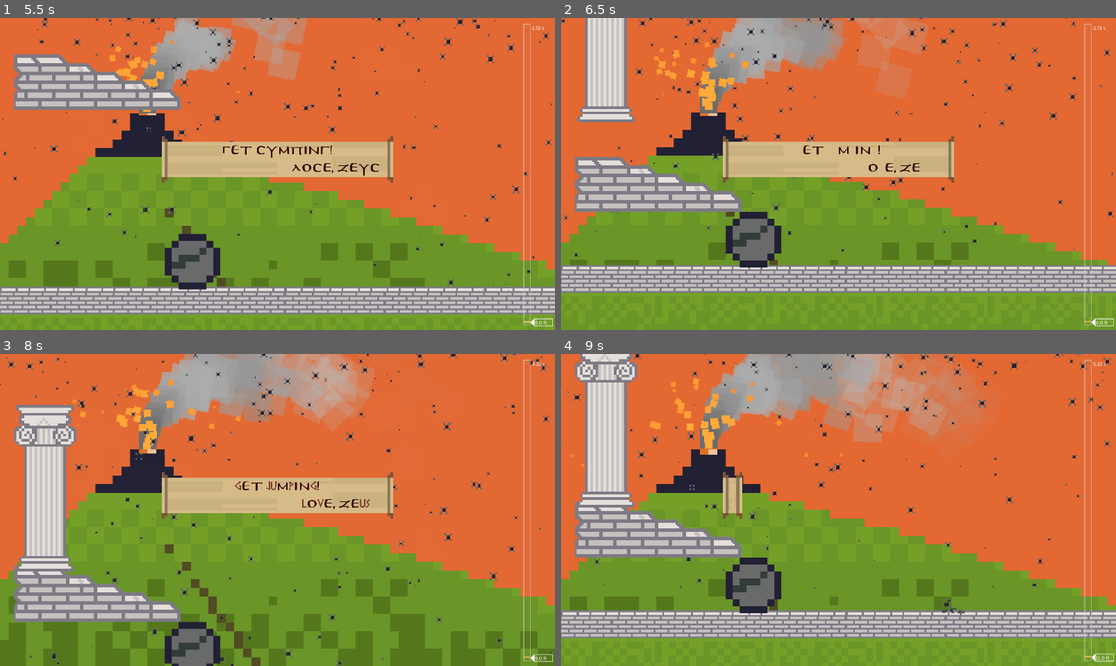
Above: before the commit, frames 1-4 (two rows, left to right).
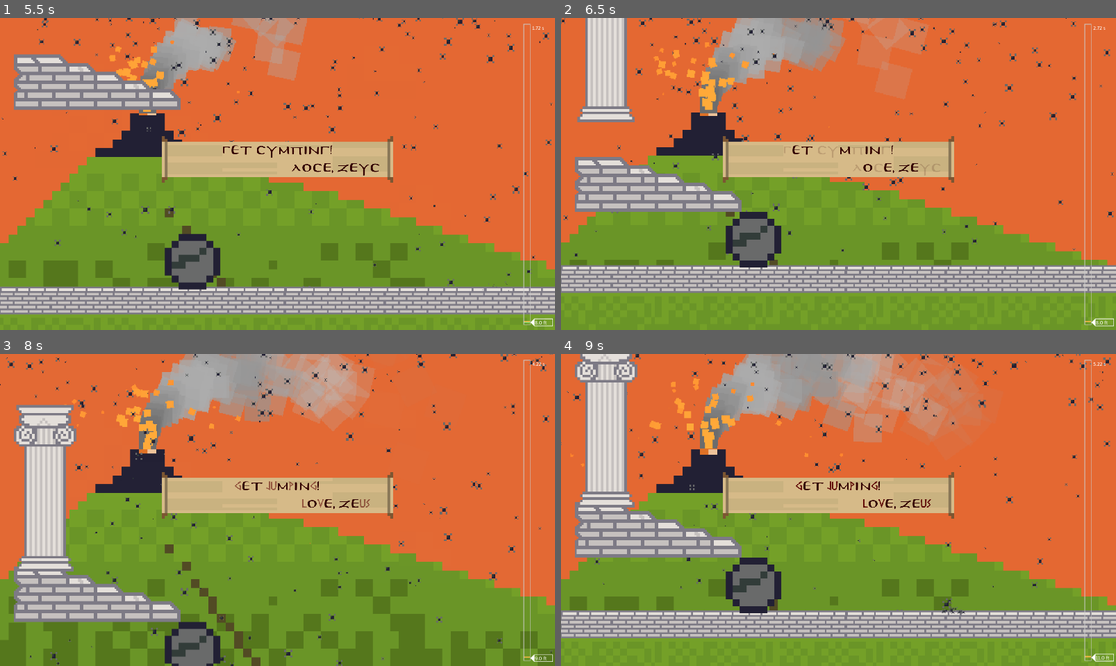
Above: after the commit, the same moments.

Repository: NSchrading/pyroclastic_go
Game: Godot game, scene res://high_res_overlay/game_with_overlay.tscn
The game is run twice, just before and just after one commit, with the same random seed, the same clock (stepped at 60 frames per second) and the same inputs.
Inputs (mouse positions are in pixels of both pictures, inside the frame that each line leads up to):
- Up to frame 1 (5.5 s): click "New Game" at 0.5 s; tap Enter (ui_accept) at 1.25 s; move the mouse to (399, 158) at 1.27 s; hold D (move_right) 1.28-2.78 s; tap F (delete_ghost) at 1.35 s; click (399, 158) at 1.42 s; tap Space (jump) at 1.52, 2.27, 3.77, 4.52, 5.27 s; move the mouse to (166, 189) at 2.02 s; tap X (shrink) at 2.1 s; move the mouse to (333, 105) at 2.77 s; hold A (move_left) 2.78-3.53 s; tap Backspace at 2.85 s; move the mouse to (249, 236) at 3.52 s; hold D (move_right) 3.53-5.03 s; tap Tab at 3.6 s; click (249, 236) at 3.67 s; move the mouse to (444, 220) at 4.27 s; tap Keypad Enter at 4.35 s; move the mouse to (111, 127) at 5.02 s; hold A (move_left) from 5.03 s (still down); tap Delete at 5.1 s
- Up to frame 2 (6.5 s): move the mouse to (866, 174) at 5.77 s; release A (move_left) at 5.78 s; hold D (move_right) from 5.78 s (still down); tap Shift at 5.85 s; click (866, 174) at 5.92 s
- Up to frame 3 (8 s): move the mouse to (194, 432) at 6.52 s; release D (move_right) at 6.53 s; hold A (move_left) from 6.53 s (still down); tap Ctrl at 6.6 s; tap Space (jump) at 6.77, 7.52 s; move the mouse to (399, 494) at 7.27 s; tap Alt at 7.35 s
- Up to frame 4 (9 s): move the mouse to (727, 525) at 8.02 s; release A (move_left) at 8.03 s; hold D (move_right) from 8.03 s (still down); tap 0 at 8.1 s; click (727, 525) at 8.17 s; tap Space (jump) at 8.27 s; move the mouse to (894, 441) at 8.77 s; tap 1 at 8.85 s

Frame 1 is identical in both runs. In frame 2, 0.3% of the frame differs, in the area x 40-69%, y 40-51%; in frame 3, less than 0.1%; in frame 4, 4.5%, in the area x 31-71%, y 37-53%.

Commit message:
More wisdom

Diff:
--- a/high_res_overlay/game_with_overlay.gd
+++ b/high_res_overlay/game_with_overlay.gd
@@ -93,6 +93,10 @@
 	"What is the strangest thing to see? An aged tyrant",
 	"A sweet thing tasted too often is no longer sweet.",
 	"Naught without labor",
+	"Dwell on the beauty of life. Watch the stars, and see yourself running with them",
+	"If it is not right do not do it; if it is not true do not say it",
+	"To bear this worthily is good fortune",
+	"Love your nature and what it demands of you",
 ]
 
 
@@ -457,6 +461,7 @@
 	text_to_display = text_to_display.replace("(", "[b]([/b]")
 	text_to_display = text_to_display.replace(")", "[b])[/b]")
 	text_to_display = text_to_display.replace("?", "[b]?[/b]")
+	text_to_display = text_to_display.replace(";", "[b];[/b]")
 	text_to_display = text_to_display.replace("8", "[b]8[/b]")
 	scroll_label.append_text("[color=%s]" % TranslationEffect.DEFAULT_COLOR + text_to_display + "[/color]")
 
@@ -478,7 +483,7 @@
 			scroll_label.visible_ratio = 1.0
 			await get_tree().create_timer(0.5).timeout
 
-		await animate_translation_effect(3.0, String(text_to_display))
+		await animate_translation_effect(3.5, String(text_to_display))
 
 		scroll_animation_player.play("fade_out")
 		await scroll_animation_player.animation_finished
